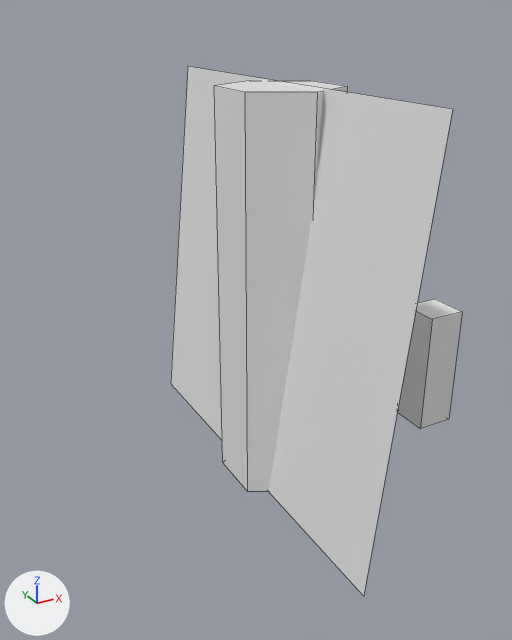
One commit to the Blender file gamejam-2026/assets/models/architecture/architecture.blend: the scene before it, then after it.
Camera for both pictures: a 50 mm lens placed at (-4.0, -6.72, 5.48), pointed at (1.05, 2.44, 0.9). Lighting does not change. The marker at lower left points along +X, +Y and +Z. The picture after the commit comes second. Mesh edges are drawn as thin lines.

Names of what the first picture shows: 'Pillar', 'Player Reference', 'Wall'.
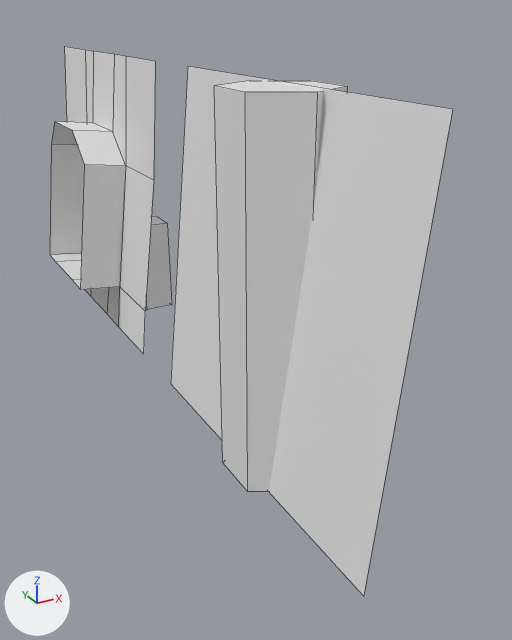
Pixel boxes [x1, y1, x2, y2] of what changed, in the pictures (512 x 640 px):
'Wall.Window', added
    after: [50, 46, 155, 354]
'Player Reference', moved
    before: [397, 299, 462, 429]
    after: [146, 217, 172, 310]

Patch to the scene script:
```diff
--- a/gamejam-2026/assets/models/architecture/architecture.blend.py
+++ b/gamejam-2026/assets/models/architecture/architecture.blend.py
@@ me_plane_001 @@
+me_plane_001.from_pydata(...)  # 32 vertices, 20 faces; spans x -1.02..0.12, y -2.43..2.68, z 0.0..4.76
@@ ob_player_reference @@
 ob_player_reference = bpy.data.objects.new('Player Reference', me_cube)
-ob_player_reference.location = (2.5, 0.0, 0.0)
+ob_player_reference.location = (0.65, 6.0, 0.0)
@@ ob_wall_window @@
+ob_wall_window = bpy.data.objects.new('Wall.Window', me_plane_001)
+ob_wall_window.location = (0.0, 6.3, 0.0)
```
